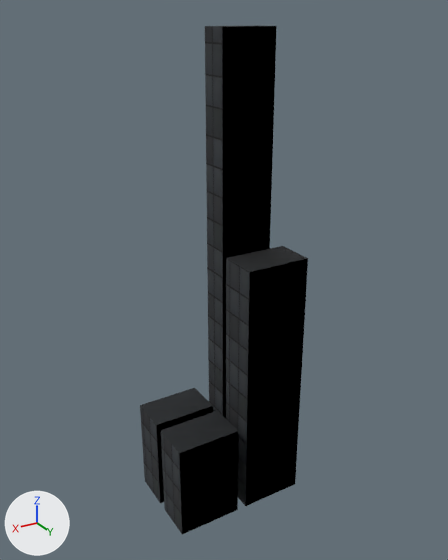
What one commit did to the glTF model assets/models/city_block_12345_6_29.glb.
Both versions are drawn from a 50 mm camera at (8.27, 14.07, 14.31) aimed at (-0.18, -0.02, 7.26). The lights are fixed; the arrows at lower left show +X, +Y and +Z. The first picture is the older version. Vertices at exactly the same position are counted once.

Script lines for the objects in view, before the commit:
```python
me_block_29 = bpy.data.meshes.new('block_29')
me_block_29.from_pydata(...)  # a box spanning x -2.1..-0.15, y 0.15..1.35, z 0.0..8.0, material slot 0; a box spanning x -1.95..-0.3, y -1.2..-0.3, z 0.0..14.0, material slot 1; a box spanning x 0.15..2.1, y 0.15..1.35, z 0.0..3.0, material slot 2; a box spanning x 0.15..2.1, y -1.35..-0.15, z 0.0..3.0, material slot 3
me_block_29.materials.append(mat_tier2)  # picture img_image_0
me_block_29.materials.append(mat_tier2_001)  # picture img_image_0
me_block_29.materials.append(mat_tier2_002)  # picture img_image_0
me_block_29.materials.append(mat_tier2_003)  # picture img_image_0
ob_block_29 = bpy.data.objects.new('block_29', me_block_29)
ob_block_29.location = (0.0, 0.0, 0.0)
```
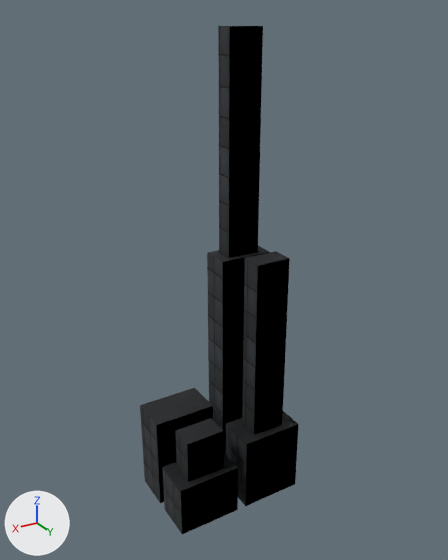
Boxes (x1, y1, x2, y2) around the edits, measured in the pictures (448 x 560 px; the box of a moved part takes in the faces that stretch with it):
'block_29', reshaped
    before: (140, 25, 308, 534)
    after: (140, 26, 299, 534)
part 1 of me_block_29, added
    after: (242, 251, 290, 435)
part 2 of me_block_29, added
    after: (218, 26, 263, 258)
part 3 of me_block_29, added
    after: (175, 418, 224, 482)
part 4 of me_block_29, moved or reshaped
    before: (161, 26, 308, 471)
    after: (163, 246, 299, 491)

The change, as a diff of the scene's bpy script:
```diff
--- a/assets/models/city_block_12345_6_29.glb.py
+++ b/assets/models/city_block_12345_6_29.glb.py
@@ me_block_29 @@
 # used by ob_block_29; location = (0.0, 0.0, 0.0)
-me_block_29.from_pydata(...)  # 32 vertices, 48 faces; spans x -2.1..2.1, y -1.35..1.35, z 0.0..14.0
+me_block_29.from_pydata(...)  # 56 vertices, 84 faces; spans x -2.1..2.1, y -1.35..1.35, z 0.0..14.0
+# me_block_29 part 1: a new loose piece, a box spanning x -1.66..-0.59, y 0.42..1.08, z 2.4..8.0, in mat_tier2 (picture img_image_0)
+# me_block_29 part 2: a new loose piece, a box spanning x -1.64..-0.61, y -1.03..-0.47, z 7.7..14.0, in mat_tier2_001 (picture img_image_0)
+# me_block_29 part 3: a new loose piece, a box spanning x 0.52..1.73, y 0.38..1.12, z 1.65..3.0, in mat_tier2_002 (picture img_image_0)
+# me_block_29 part 4
+# 8 vertices are removed from x -2.1..-0.15, y -1.2..1.35, z 8.0..14.0
+# 20 faces are deleted
+# 4 vertices in x 0.15..2.1, y 0.15..1.35, z 3.0 move by (0.0, 0.0, -1.35)
+# 8 vertices are added at x -2.1..-0.15, y -1.2..1.35, z 2.4..7.7
+# 10 new faces join them, mat_tier2 (picture img_image_0)
+# 10 new faces join them, mat_tier2_001 (picture img_image_0)
 me_block_29.materials.append(mat_tier2)
```
